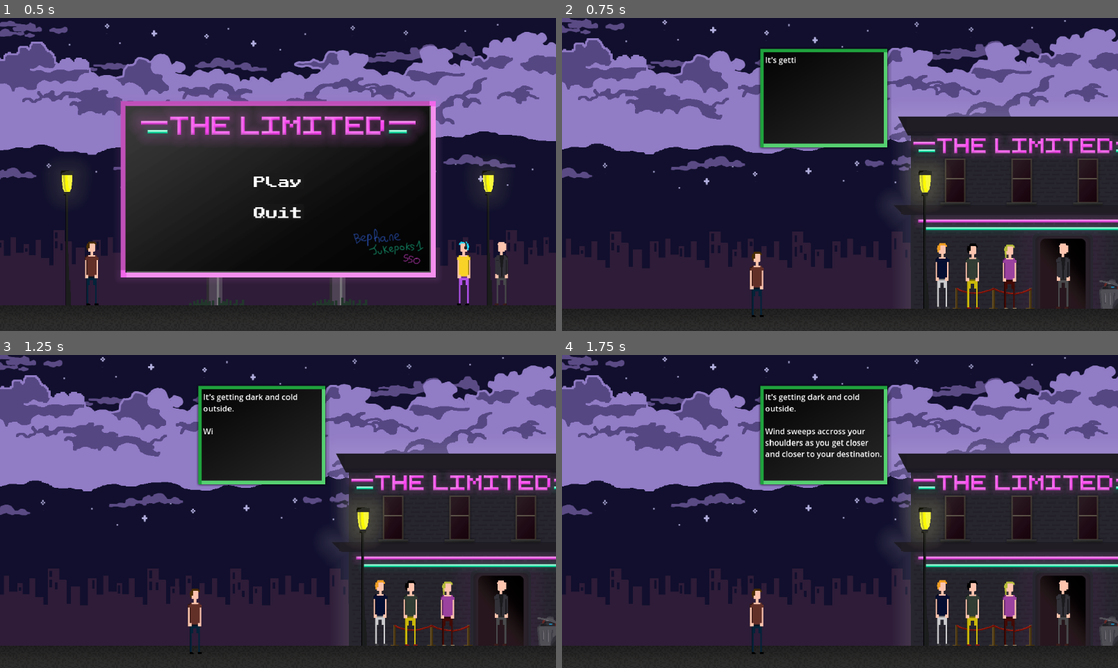
Above: before the commit, frames 1-4 (two rows, left to right).
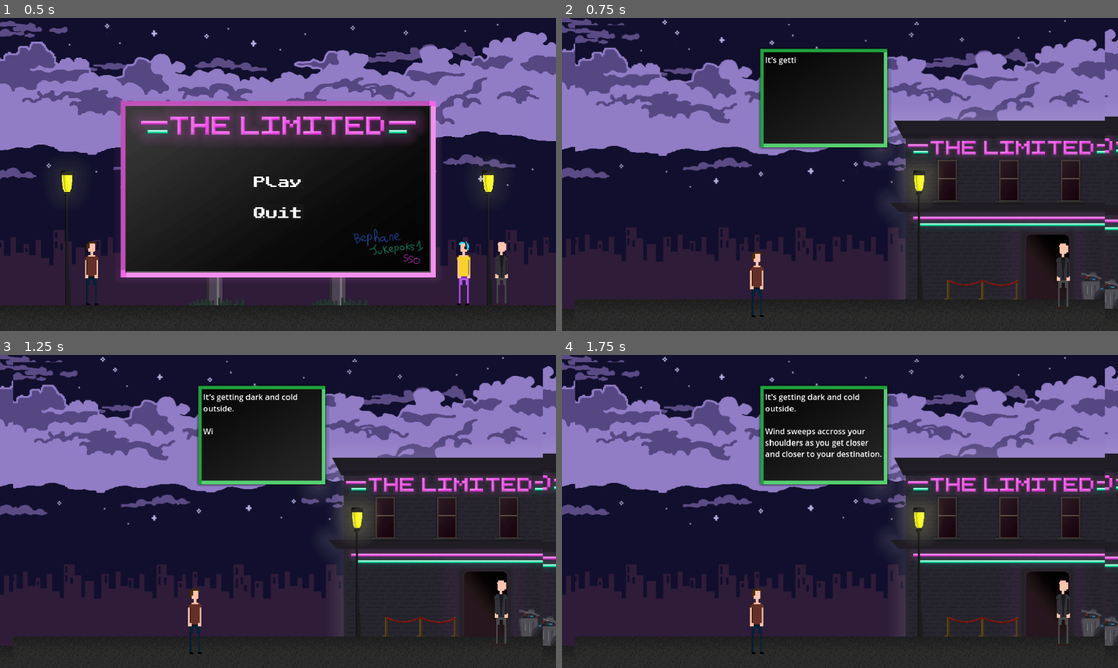
Above: after the commit, the same moments.

Repository: LudumSJB/The-Limited
Game: Godot game, scene res://scenes/MainMenu.tscn
Two runs of this game, one before a commit and one after it. Both use one fixed random seed, a clock stepped at 60 frames per second and the inputs below.
Inputs:
- Up to frame 1 (0.5 s): no input
- Up to frame 2 (0.75 s): click "Play" at 0.5 s
- Up to frame 3 (1.25 s): no input
- Up to frame 4 (1.75 s): tap Enter (ui_accept) at 1.25, 1.52 s; hold D (right) from 1.28 s (still down); tap Space (action_button) at 1.35 s

Frame 1 is identical in both runs. In frame 2, 18% of the frame differs, in the area x 2-98%, y 2-93%; in frame 3, 18%; in frame 4, 18%.

Commit message:
generalize talk to area2d box

Diff:
--- a/scenes/dialog_system.tscn
+++ b/scenes/dialog_system.tscn
@@ -19,7 +19,7 @@
 position = Vector2(880, 230)
 
 [node name="Sprite2D" type="Sprite2D" parent="."]
-position = Vector2(235, 447)
+position = Vector2(246, 230)
 texture = ExtResource("2_urcba")
 
 [node name="RichTextLabel" type="RichTextLabel" parent="Sprite2D"]
--- a/scenes/level1.tscn
+++ b/scenes/level1.tscn
@@ -6,7 +6,7 @@
 [ext_resource type="Texture2D" uid="uid://y8nlnxed1dhu" path="res://assets/images/face_01.png" id="4_ubvlv"]
 [ext_resource type="Texture2D" uid="uid://dvlrkobcb7b65" path="res://assets/images/face_02.png" id="5_na01r"]
 [ext_resource type="PackedScene" uid="uid://duuwin15j36fv" path="res://scenes/player.tscn" id="6_wh6k6"]
-[ext_resource type="PackedScene" uid="uid://xpqxmn8xqk4v" path="res://scenes/area_2d__talk_to_security.tscn" id="7_wkitw"]
+[ext_resource type="PackedScene" uid="uid://xpqxmn8xqk4v" path="res://scenes/talk_to_person.tscn" id="7_e6yds"]
 
 [node name="level1" type="Node2D"]
 script = ExtResource("1_5tckd")
@@ -20,7 +20,7 @@
 dialogsPath = "res://dialogs/act1.json"
 faces = Array[Texture]([ExtResource("4_ubvlv"), ExtResource("5_na01r")])
 
-[node name="Area2D__talk_to_security" parent="." instance=ExtResource("7_wkitw")]
+[node name="Area2D__talk_to_security" parent="." instance=ExtResource("7_e6yds")]
+position = Vector2(1030, 522)
 
-[connection signal="body_entered" from="Area2D__talk_to_security" to="." method="_on_area_2d__talk_to_security_body_entered"]
-[connection signal="body_exited" from="Area2D__talk_to_security" to="." method="_on_area_2d__talk_to_security_body_exited"]
+[connection signal="OnTalkInitated" from="Area2D__talk_to_security" to="." method="_on_area_2d__talk_to_security_on_talk_initated"]
--- a/scenes/level3.tscn
+++ b/scenes/level3.tscn
@@ -7,7 +7,7 @@
 [ext_resource type="Texture2D" uid="uid://y8nlnxed1dhu" path="res://assets/images/face_01.png" id="4_w71oc"]
 [ext_resource type="Texture2D" uid="uid://dvlrkobcb7b65" path="res://assets/images/face_02.png" id="5_rthe7"]
 [ext_resource type="PackedScene" uid="uid://b6l61udpegwlt" path="res://scenes/TimingAccuracyBar.tscn" id="7_3ad0c"]
-[ext_resource type="PackedScene" uid="uid://xpqxmn8xqk4v" path="res://scenes/area_2d__talk_to_security.tscn" id="7_iwwnf"]
+[ext_resource type="PackedScene" uid="uid://xpqxmn8xqk4v" path="res://scenes/talk_to_person.tscn" id="7_iwwnf"]
 
 [node name="level3" type="Node2D"]
 script = ExtResource("1_8qq86")
--- a/scenes/level4.tscn
+++ b/scenes/level4.tscn
@@ -1,20 +1,24 @@
-[gd_scene load_steps=8 format=3 uid="uid://df0m2jrbhdijl"]
+[gd_scene load_steps=10 format=3 uid="uid://df0m2jrbhdijl"]
 
-[ext_resource type="Texture2D" uid="uid://c1r6nvroycfmm" path="res://assets/images/act2.png" id="2_qqhjr"]
+[ext_resource type="Texture2D" uid="uid://bjxlroipqra04" path="res://assets/images/background_club.png" id="1_xiwl2"]
 [ext_resource type="PackedScene" uid="uid://duuwin15j36fv" path="res://scenes/player.tscn" id="3_10s1h"]
 [ext_resource type="PackedScene" uid="uid://bd36h1vyy37d5" path="res://scenes/dialog_system.tscn" id="4_ym8v5"]
 [ext_resource type="Texture2D" uid="uid://y8nlnxed1dhu" path="res://assets/images/face_01.png" id="5_0uddc"]
 [ext_resource type="Texture2D" uid="uid://dvlrkobcb7b65" path="res://assets/images/face_02.png" id="6_1no3t"]
 [ext_resource type="AudioStream" uid="uid://wjrks27kv2mn" path="res://assets/sounds/music_placeholder3.wav" id="6_me5ut"]
+[ext_resource type="PackedScene" uid="uid://xpqxmn8xqk4v" path="res://scenes/talk_to_person.tscn" id="7_pkq5q"]
 
 [sub_resource type="RectangleShape2D" id="RectangleShape2D_fno7i"]
 size = Vector2(1179, 43)
 
+[sub_resource type="RectangleShape2D" id="RectangleShape2D_k7brp"]
+size = Vector2(136.5, 625)
+
 [node name="level4" type="Node2D"]
 
 [node name="Sprite2D" type="Sprite2D" parent="."]
-position = Vector2(585, 274)
-texture = ExtResource("2_qqhjr")
+position = Vector2(578, 338)
+texture = ExtResource("1_xiwl2")
 
 [node name="player" parent="." instance=ExtResource("3_10s1h")]
 position = Vector2(551, 538)
@@ -32,8 +36,19 @@
 position = Vector2(578, 629)
 shape = SubResource("RectangleShape2D_fno7i")
 
+[node name="CollisionShape2D2" type="CollisionShape2D" parent="StaticBody2D"]
+position = Vector2(52.25, 331)
+shape = SubResource("RectangleShape2D_k7brp")
+
+[node name="CollisionShape2D3" type="CollisionShape2D" parent="StaticBody2D"]
+position = Vector2(1105, 323)
+shape = SubResource("RectangleShape2D_k7brp")
+
 [node name="music" type="AudioStreamPlayer2D" parent="."]
 position = Vector2(553, 333)
 stream = ExtResource("6_me5ut")
 volume_db = 1.0
 autoplay = true
+
+[node name="Area2D__talk_to_person" parent="." instance=ExtResource("7_pkq5q")]
+position = Vector2(956, 517)
--- a/scenes/outside_scene_props.tscn
+++ b/scenes/outside_scene_props.tscn
@@ -1,7 +1,8 @@
-[gd_scene load_steps=6 format=3 uid="uid://dca1x0aaq5qv7"]
+[gd_scene load_steps=7 format=3 uid="uid://dca1x0aaq5qv7"]
 
 [ext_resource type="Texture2D" uid="uid://c7anqd02ws3om" path="res://assets/images/background1.png" id="1_ccbne"]
 [ext_resource type="Texture2D" uid="uid://c24hdx5ndn7yc" path="res://assets/images/security.png" id="2_c0p2o"]
+[ext_resource type="Texture2D" uid="uid://llp7ois0m45v" path="res://assets/images/background2.png" id="2_veomb"]
 [ext_resource type="AudioStream" uid="uid://wjrks27kv2mn" path="res://assets/sounds/music_placeholder3.wav" id="3_nsg17"]
 
 [sub_resource type="RectangleShape2D" id="RectangleShape2D_k5q02"]
@@ -14,9 +15,13 @@
 metadata/_edit_group_ = true
 metadata/_edit_lock_ = true
 
-[node name="Sprite2D2" type="Sprite2D" parent="."]
+[node name="city_bg_1" type="Sprite2D" parent="."]
 position = Vector2(576, 324)
 texture = ExtResource("1_ccbne")
+
+[node name="city_bg_2" type="Sprite2D" parent="."]
+position = Vector2(576, 324)
+texture = ExtResource("2_veomb")
 
 [node name="StaticBody2D" type="StaticBody2D" parent="."]
 collision_layer = 2
--- a/scenes/area_2d__talk_to_security.tscn
+++ b/scenes/talk_to_person.tscn
@@ -1,21 +1,22 @@
-[gd_scene load_steps=3 format=3 uid="uid://xpqxmn8xqk4v"]
+[gd_scene load_steps=4 format=3 uid="uid://xpqxmn8xqk4v"]
 
-[ext_resource type="Texture2D" uid="uid://dyrbo5drifsel" path="res://assets/images/action_window.png" id="1_4krv3"]
+[ext_resource type="Script" path="res://scripts/talk_to_person.gd" id="1_kriv5"]
+[ext_resource type="Texture2D" uid="uid://dyrbo5drifsel" path="res://assets/images/action_window.png" id="1_ph3w4"]
 
 [sub_resource type="RectangleShape2D" id="RectangleShape2D_v80nv"]
 size = Vector2(91.25, 163)
 
-[node name="Area2D__talk_to_security" type="Area2D"]
+[node name="Area2D__talk_to_person" type="Area2D"]
 position = Vector2(6, -13)
 collision_layer = 2
 collision_mask = 2
+script = ExtResource("1_kriv5")
 metadata/_edit_group_ = true
 
 [node name="Sprite2D" type="Sprite2D" parent="."]
-visible = false
-position = Vector2(994, 405)
+position = Vector2(1, -132)
 scale = Vector2(0.408088, 0.38785)
-texture = ExtResource("1_4krv3")
+texture = ExtResource("1_ph3w4")
 
 [node name="RichTextLabel" type="RichTextLabel" parent="Sprite2D"]
 offset_left = -91.0
@@ -26,5 +27,8 @@
 text = "Talk to"
 
 [node name="CollisionShape2D" type="CollisionShape2D" parent="."]
-position = Vector2(997, 533)
+position = Vector2(0, 3)
 shape = SubResource("RectangleShape2D_v80nv")
+
+[connection signal="body_entered" from="." to="." method="_on_body_entered"]
+[connection signal="body_exited" from="." to="." method="_on_body_exited"]
--- a/scripts/dialog_system.gd
+++ b/scripts/dialog_system.gd
@@ -61,7 +61,7 @@
 	if is_active:
 		if timeout_press <= 0 && Input.is_action_just_released("action_button"):
 #			print("action_button pressed")
-			if text_to_write.length() == 0:
+			if text_to_write.is_empty():
 				if change_scene_after_dialog_close:
 #					print("change_scene_after_dialog_close")
 					root.emit_signal("change_to_next_scene")
@@ -78,11 +78,11 @@
 					startMinigame()
 					play_minigame_after_dialog_close = false
 					return
-			if text_to_write.length() > 0:
+			if !text_to_write.is_empty():
 				writeAllCharacters()
 			else:
 				nextText()
-		if write_character_time <= 0 && text_to_write.length() > 0:
+		if write_character_time <= 0 && !text_to_write.is_empty():
 			writeCharacter()
 		if write_character_time > 0:
 			write_character_time -= delta
@@ -170,6 +170,7 @@
 	else:
 		face.visible = false
 
+	# get actiong from the dialog and do things accordingly
 	if dialog.has("action"):
 		var action = dialog.action
 		print("action: ", action)
--- a/scripts/level1.gd
+++ b/scripts/level1.gd
@@ -1,23 +1,7 @@
 extends Node2D
 
-@onready var security_guy_talk_to_action = $Area2D__talk_to_security/Sprite2D
 @onready var dialog_system = $dialogSystem
 
 
-# Called when the node enters the scene tree for the first time.
-func _ready():
-	pass # Replace with function body.
-
-
-# Called every frame. 'delta' is the elapsed time since the previous frame.
-func _process(_delta):
-	if !dialog_system.is_active && security_guy_talk_to_action.visible && Input.is_action_just_released("action_button"):
-		security_guy_talk_to_action.visible = false
-		dialog_system.nextText()
-
-func _on_area_2d__talk_to_security_body_entered(_body):
-	security_guy_talk_to_action.visible = true
-
-
-func _on_area_2d__talk_to_security_body_exited(_body):
-	security_guy_talk_to_action.visible = false
+func _on_area_2d__talk_to_security_on_talk_initated():
+	dialog_system.nextText()
--- /dev/null
+++ b/scripts/talk_to_person.gd
@@ -0,0 +1,16 @@
+extends Area2D
+signal OnTalkInitated
+@onready var sprite_2d = $Sprite2D
+
+func _ready():
+	sprite_2d.visible = false
+
+func _process(_delta):
+	if Input.is_action_just_pressed("action_button") && sprite_2d.visible:
+		OnTalkInitated.emit()
+
+func _on_body_entered(body):
+	sprite_2d.visible = true
+
+func _on_body_exited(body):
+	sprite_2d.visible = false
